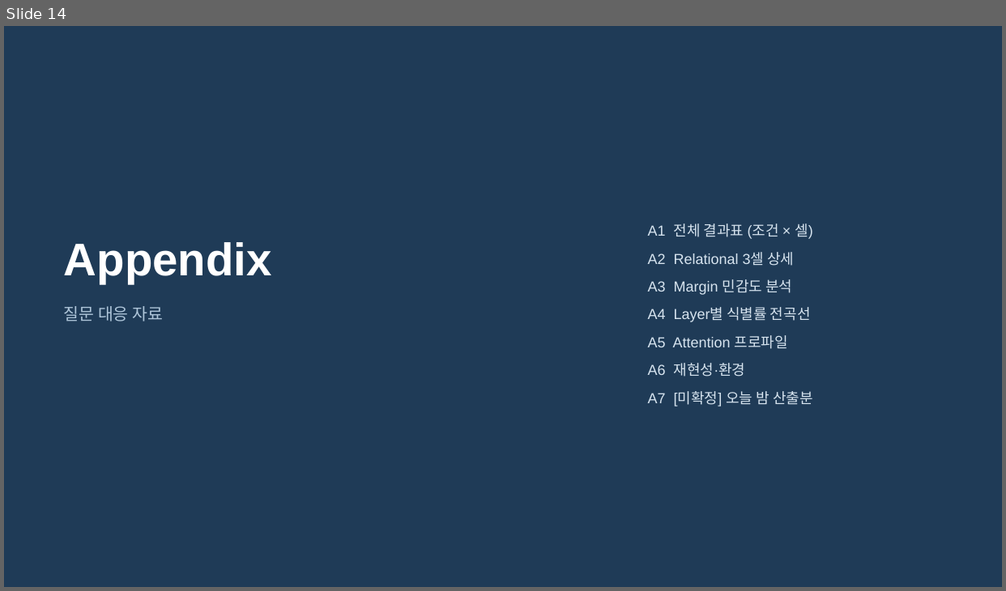
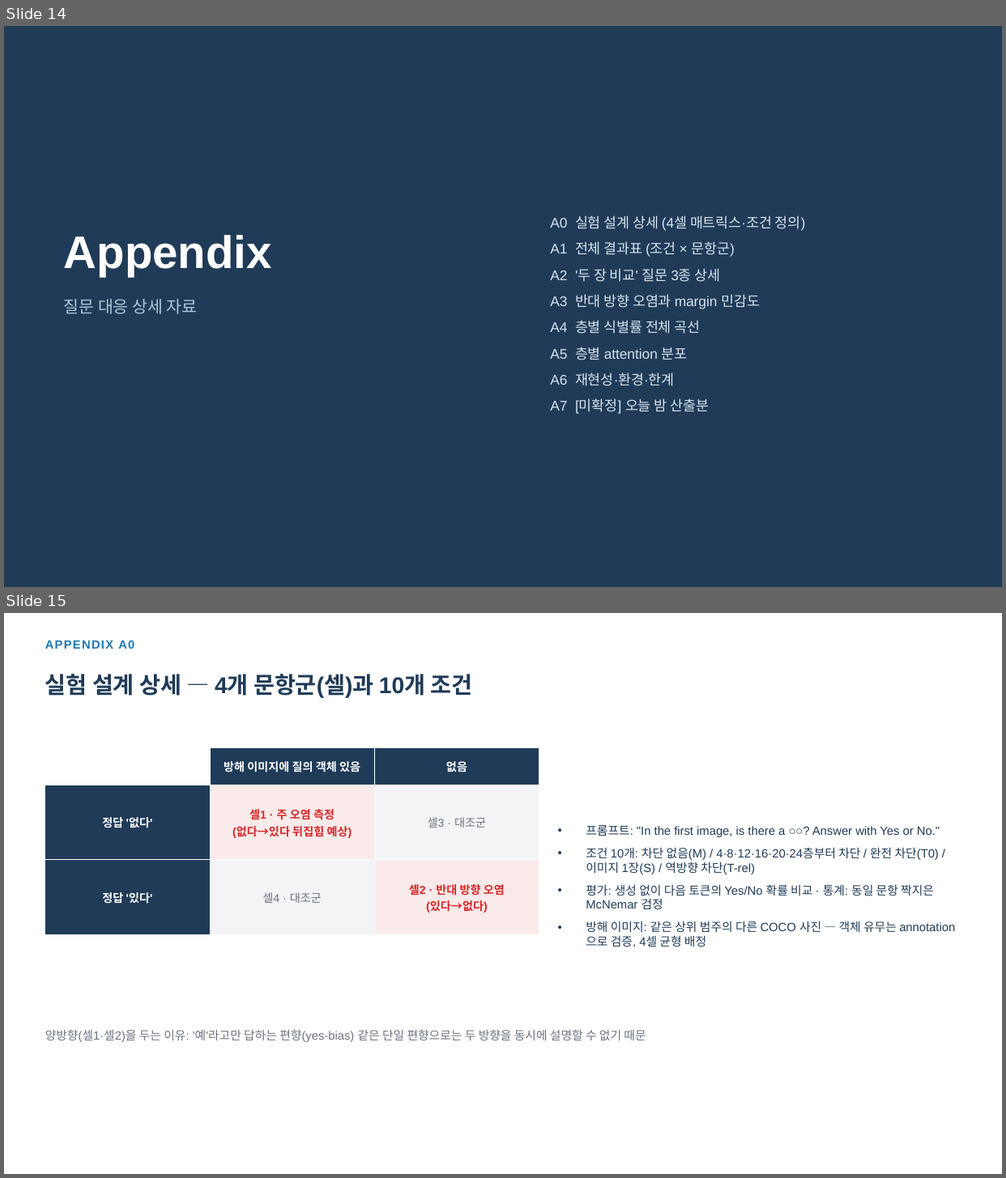
Before and after one commit to hsmai/Source-Depth, a slide deck: meeting/SourceDepth_Phase0_meeting.pptx. Shown one above the other, each under a label of ours: slide 14 before the commit, slides 14 and 15 after it. The pictures are 1006x591 and 1006x1178 pixels, drawn with LibreOffice and Linux fonts; fonts in the diff are those of the drawing. Boxes give left, top, right and bottom in pixels: in the first picture for what was removed or moved away, otherwise in the second. Text is boxed around its words. In the diff, an @@ line names an element or a change of style, - is before the commit and + after.

```diff
--- a/meeting/SourceDepth_Phase0_meeting.pptx
+++ b/meeting/SourceDepth_Phase0_meeting.pptx
@@ slide 15 added at <box>4,613,1002,1174</box>, background #FFFFFF @@
@@ text added at <box>45,640,134,649</box>, 11.5 pt, text #1F77B4, bold @@
+APPENDIX A0
@@ text added at <box>45,674,473,698</box>, 22 pt, text #1F3B57, bold @@
+실험 설계 상세 — 4개 문항군(셀)과 10개 조건
@@ table added at <box>45,747,539,916</box>, 3 rows, 3 columns @@
+ | 방해 이미지에 질의 객체 있음 | 없음
+정답 '없다' | 셀1 · 주 오염 측정 / (없다→있다 뒤집힘 예상) | 셀3 · 대조군
+정답 '있다' | 셀4 · 대조군 | 셀2 · 반대 방향 오염 / (있다→없다)
@@ text added at <box>586,825,940,948</box>, 11.5 pt, text #1F3B57 @@
+• 프롬프트: "In the first image, is there a ○○? Answer with Yes or No."
+• 조건 10개: 차단 없음(M) / 4·8·12·16·20·24층부터 차단 / 완전 차단(T0) / 이미지 1장(S) / 역방향 차단(T-rel)
+• 평가: 생성 없이 다음 토큰의 Yes/No 확률 비교 · 통계: 동일 문항 짝지은 McNemar 검정
+• 방해 이미지: 같은 상위 범주의 다른 COCO 사진 — 객체 유무는 annotation으로 검증, 4셀 균형 배정
@@ text added at <box>45,1029,646,1042</box>, 11.5 pt, text #6B7280 @@
+양방향(셀1·셀2)을 두는 이유: '예'라고만 답하는 편향(yes-bias) 같은 단일 편향으로는 두 방향을 동시에 설명할 수 없기 때문
@@ slide 14 changed as well @@
@@ text "A0 실험 설계 상세 (4셀 ...": place and size @@
-text "A0 실험 설계 상세 (4셀 ..." at <box>648,224,813,407</box>
+text "A0 실험 설계 상세 (4셀 ..." at <box>550,216,806,414</box>
@@ text "Appendix": place and size @@
-text "Appendix" at <box>64,242,272,284</box>
+text "Appendix" at <box>64,235,272,277</box>
@@ text at <box>550,216,806,386</box>: text changed; size 14 to 13.5 pt @@
-A1 전체 결과표 (조건 × 셀)
-A2 Relational 3셀 상세
-A3 Margin 민감도 분석
-A4 Layer별 식별률 전곡선
-A5 Attention 프로파일
-A6 재현성·환경
+A0 실험 설계 상세 (4셀 매트릭스·조건 정의)
+A1 전체 결과표 (조건 × 문항군)
+A2 '두 장 비교' 질문 3종 상세
+A3 반대 방향 오염과 margin 민감도
+A4 층별 식별률 전체 곡선
+A5 층별 attention 분포
+A6 재현성·환경·한계
@@ text at <box>64,299,198,314</box>: text changed @@
-질문 대응 자료
+질문 대응 상세 자료
@@ text at <box>550,399,709,414</box>: size 14 to 13.5 pt in "A7 [미확정] 오늘 밤 산출분"; less space between paragraphs @@
```
Also in this commit, not shown: 6 other slides changed, 14 other slides added, 14 slides removed, 2 other files.
